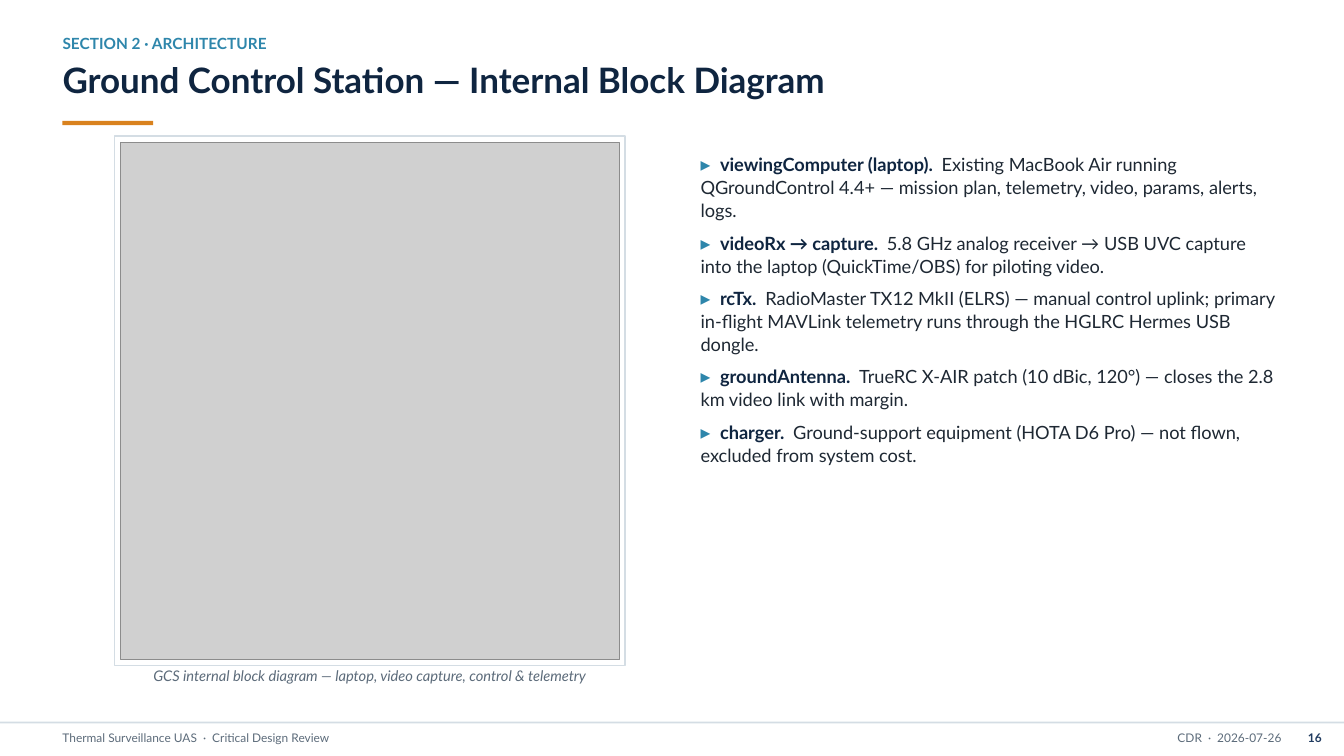
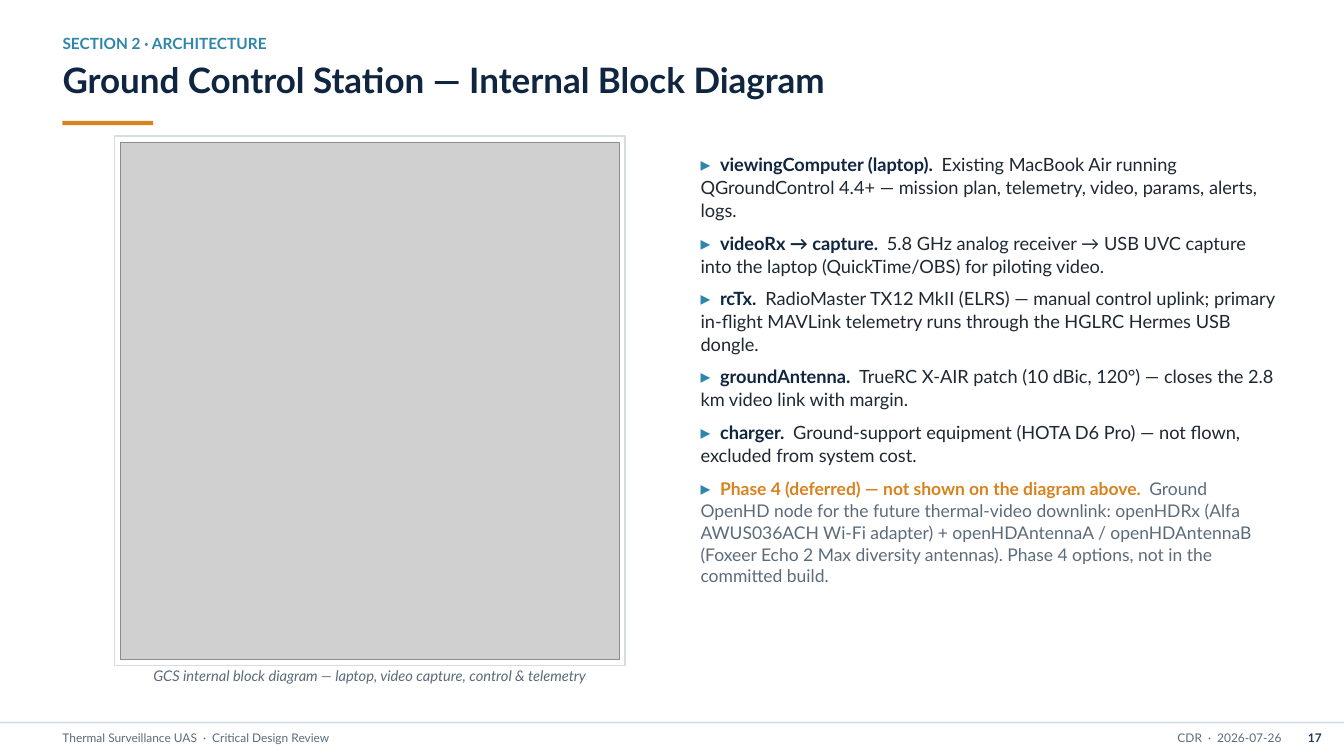
Before and after one commit to david12daniel/SurveillanceDrone, a slide deck: slide 18 of CDR_Thermal_Surveillance_Drone.pptx (slide 17 before the commit). Drawn at 1344x756 pixels with LibreOffice and Linux fonts; fonts in the diff are those of the drawing; grey boxes stand for pictures. Boxes give left, top, right and bottom in pixels: in the first picture for what was removed or moved away, otherwise in the second. Text is boxed around its words. In the diff, an @@ line names an element or a change of style, - is before the commit and + after.

```diff
--- a/CDR_Thermal_Surveillance_Drone.pptx
+++ b/CDR_Thermal_Surveillance_Drone.pptx
@@ text at (x1=701, y1=481, x2=1251, y2=582): paragraph added @@
+▸ Phase 4 (deferred) — not shown on the diagram above. Ground OpenHD node for the future thermal-video downlink: openHDRx (Alfa AWUS036ACH Wi-Fi adapter) + openHDAntennaA / openHDAntennaB (Foxeer Echo 2 Max diversity antennas). Phase 4 options, not in the committed build.
@@ text at (x1=1308, y1=733, x2=1322, y2=742): text changed @@
-16
+17
```
Also in this commit, not shown: 27 other slides changed, 4 slides added, 58 other files.
